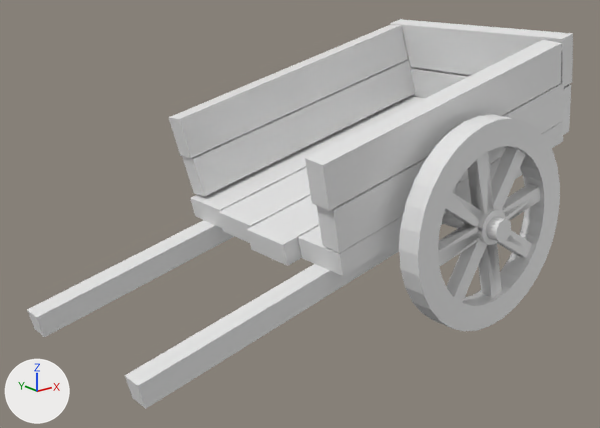
What one commit did to the FBX model Aetheria Tora's Story/Assets/alan/haycart.fbx.
The view is the same before and after, from a 50 mm camera at (-95.12, -212.18, 2.59) aimed at (-89.79, -205.52, -0.08). Every picture has the same lights, and +X, +Y and +Z are marked at lower left. Where no turn or scale is listed for an object, it has been applied to the vertices.

The scene before the commit, as lines of its bpy script (objects in view):
```python
ob_cube_173 = bpy.data.objects.new('Cube.173', me_cube_186)
ob_cube_173.location = (-88.623, -206.454, 0.239)
ob_cube_174 = bpy.data.objects.new('Cube.174', me_cube_187)
ob_cube_174.location = (-88.695, -205.829, 0.221)
ob_cube_177 = bpy.data.objects.new('Cube.177', me_cube_190)
ob_cube_177.location = (-88.711, -206.668, 0.597)
ob_cube_178 = bpy.data.objects.new('Cube.178', me_cube_191)
ob_cube_178.location = (-88.871, -206.702, 1.045)
ob_cube_179 = bpy.data.objects.new('Cube.179', me_cube_192)
ob_cube_179.location = (-88.717, -204.348, 0.61)
ob_cube_179.rotation_euler = (-1.263, -1.825, -0.316)  # degrees (-72, -105, -18)
ob_cube_179.scale = (-0.229, -1.72, -0.12)
ob_cube_181 = bpy.data.objects.new('Cube.181', me_cube_194)
ob_cube_181.location = (-87.057, -205.508, 1.463)
ob_cube_182 = bpy.data.objects.new('Cube.182', me_cube_195)
ob_cube_182.location = (-86.913, -205.508, 0.879)
ob_cylinder_026 = bpy.data.objects.new('Cylinder.026', me_cylinder_027)
ob_cylinder_026.location = (-88.657, -207.088, -0.025)
ob_cylinder_027 = bpy.data.objects.new('Cylinder.027', me_cylinder_028)
ob_cylinder_027.location = (-88.669, -205.514, -0.028)
# also in view: 'Cube.176' at (-88.67, -204.56, 0.23); 'Cube.175' at (-88.69, -205.2, 0.22); 'Cube.184' at (-89.69, -204.56, -0.27); 'Cube.183' at (-89.62, -206.45, -0.25); 'Cube.180' at (-88.85, -204.31, 1.06)
```
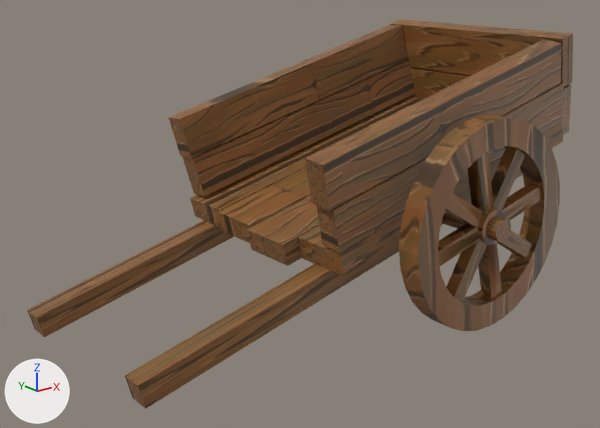
The change, as a diff of the scene's bpy script:
```diff
--- a/Aetheria Tora's Story/Assets/alan/haycart.fbx.py
+++ b/Aetheria Tora's Story/Assets/alan/haycart.fbx.py
@@ img_79fa7ecc0ab78e7765347c20e80503af_png @@
+img_79fa7ecc0ab78e7765347c20e80503af_png = load_image('79fa7ecc0ab78e7765347c20e80503af.png', '79fa7ecc0ab78e7765347c20e80503af.png', 1024, 1024, 'sRGB')
@@ mat_wood @@
+mat_wood = principled_material('wood')
+mat_wood.texture = img_79fa7ecc0ab78e7765347c20e80503af_png
@@ me_cube_194 @@
 me_cube_194.from_pydata(...)  # 8 vertices, 6 faces; spans x -0.16..0.16, y -1.31..1.31, z -0.3..0.3
+me_cube_194.materials.append(mat_wood)  # picture img_79fa7ecc0ab78e7765347c20e80503af_png
@@ me_cube_193 @@
 me_cube_193.from_pydata(...)  # 8 vertices, 6 faces; spans x -1.0..1.0, y -1.0..1.0, z -1.0..1.0
+me_cube_193.materials.append(mat_wood)  # picture img_79fa7ecc0ab78e7765347c20e80503af_png
@@ me_cube_197 @@
 me_cube_197.from_pydata(...)  # 8 vertices, 6 faces; spans x -2.76..2.76, y -0.13..0.13, z -0.79..0.79
+me_cube_197.materials.append(mat_wood)  # picture img_79fa7ecc0ab78e7765347c20e80503af_png
@@ me_cube_191 @@
 me_cube_191.from_pydata(...)  # 8 vertices, 6 faces; spans x -1.73..1.73, y -0.14..0.14, z -0.64..0.64
+me_cube_191.materials.append(mat_wood)  # picture img_79fa7ecc0ab78e7765347c20e80503af_png
@@ me_cube_192 @@
 me_cube_192.from_pydata(...)  # 8 vertices, 6 faces; spans x -1.0..1.0, y -1.0..1.0, z -1.0..1.0
+me_cube_192.materials.append(mat_wood)  # picture img_79fa7ecc0ab78e7765347c20e80503af_png
@@ me_cube_186 @@
 me_cube_186.from_pydata(...)  # 8 vertices, 6 faces; spans x -1.7..1.7, y -0.31..0.31, z -0.53..0.53
+me_cube_186.materials.append(mat_wood)  # picture img_79fa7ecc0ab78e7765347c20e80503af_png
@@ me_cube_189 @@
 me_cube_189.from_pydata(...)  # 8 vertices, 6 faces; spans x -1.73..1.73, y -0.31..0.31, z -0.54..0.54
+me_cube_189.materials.append(mat_wood)  # picture img_79fa7ecc0ab78e7765347c20e80503af_png
@@ me_cube_190 @@
 me_cube_190.from_pydata(...)  # 8 vertices, 6 faces; spans x -1.73..1.73, y -0.14..0.14, z -0.64..0.64
+me_cube_190.materials.append(mat_wood)  # picture img_79fa7ecc0ab78e7765347c20e80503af_png
@@ me_cube_188 @@
 me_cube_188.from_pydata(...)  # 8 vertices, 6 faces; spans x -1.74..1.74, y -0.31..0.31, z -0.54..0.54
+me_cube_188.materials.append(mat_wood)  # picture img_79fa7ecc0ab78e7765347c20e80503af_png
@@ me_cylinder_027 @@
 me_cylinder_027.from_pydata(...)  # 351 vertices, 190 faces; spans x -1.1..1.1, y -0.12..0.12, z -1.1..1.1
+me_cylinder_027.materials.append(mat_wood)  # picture img_79fa7ecc0ab78e7765347c20e80503af_png
@@ me_cube_196 @@
 me_cube_196.from_pydata(...)  # 8 vertices, 6 faces; spans x -2.72..2.72, y -0.12..0.12, z -0.78..0.78
+me_cube_196.materials.append(mat_wood)  # picture img_79fa7ecc0ab78e7765347c20e80503af_png
@@ me_cylinder_028 @@
 me_cylinder_028.from_pydata(...)  # 64 vertices, 34 faces; spans x -0.12..0.12, y -1.82..1.82, z -0.12..0.12
+me_cylinder_028.materials.append(mat_wood)  # picture img_79fa7ecc0ab78e7765347c20e80503af_png
@@ me_cube_195 @@
 me_cube_195.from_pydata(...)  # 8 vertices, 6 faces; spans x -0.16..0.16, y -1.26..1.26, z -0.3..0.3
+me_cube_195.materials.append(mat_wood)  # picture img_79fa7ecc0ab78e7765347c20e80503af_png
@@ me_cube_187 @@
 me_cube_187.from_pydata(...)  # 8 vertices, 6 faces; spans x -1.8..1.8, y -0.31..0.31, z -0.55..0.55
+me_cube_187.materials.append(mat_wood)  # picture img_79fa7ecc0ab78e7765347c20e80503af_png
```

Pixel boxes [x1, y1, x2, y2] of what changed, in the pictures (600 x 428 px):
'Cylinder.026', recoloured (grey to brown): [399, 115, 560, 331] in both
'Cube.178', recoloured (grey to brown): [305, 40, 562, 211] in both
'Cube.180', recoloured (grey to brown): [169, 25, 408, 158] in both
'Cube.183', recoloured (grey to brown): [125, 169, 522, 409] in both
'Cube.179', recoloured (grey to brown): [182, 60, 415, 196] in both
'Cube.184', recoloured (grey to brown): [27, 220, 234, 337] in both
'Cube.181', recoloured (grey to brown): [390, 19, 573, 87] in both
'Cube.177', recoloured (grey to brown): [317, 83, 564, 253] in both
'Cube.176', recoloured (white to brown): [190, 96, 425, 228] in both
'Cube.173', recoloured (grey to brown): [298, 122, 563, 276] in both
'Cube.174', recoloured (white to brown): [246, 195, 319, 266] in both
'Cube.175', recoloured (white to brown): [218, 168, 310, 243] in both
'Cube.182', recoloured (grey to brown): [411, 67, 571, 135] in both
'Cylinder.027', recoloured (grey to brown): [442, 213, 511, 242] in both
